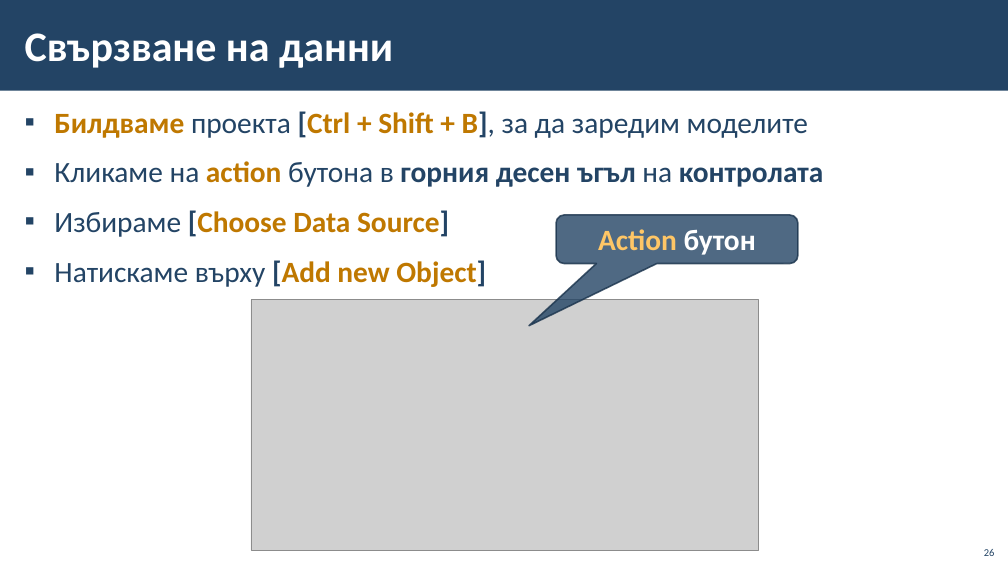
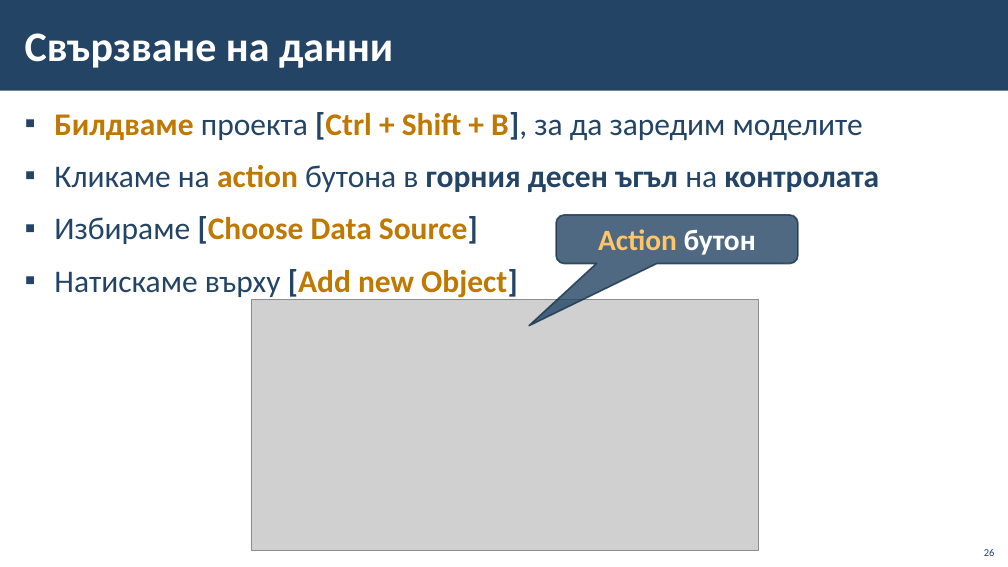
Before and after one commit to BG-IT-Edu/School-Programming, a slide deck: slide 26 of Courses/Software-Sciences/Module-4-Information-Systems-New/05-Connecting-Windows-Forms-with-database/05-Connecting-Windows-Forms-with-database.pptx. Drawn at 1008x567 pixels with LibreOffice and Linux fonts; fonts in the diff are those of the drawing; grey boxes stand for pictures; background and template pictures are left out. Boxes give left, top, right and bottom in pixels: in the first picture for what was removed or moved away, otherwise in the second. Text is boxed around its words. In the diff, an @@ line names an element or a change of style, - is before the commit and + after.

```diff
--- a/Courses/Software-Sciences/Module-4-Information-Systems-New/05-Connecting-Windows-Forms-with-database/05-Connecting-Windows-Forms-with-database.pptx
+++ b/Courses/Software-Sciences/Module-4-Information-Systems-New/05-Connecting-Windows-Forms-with-database/05-Connecting-Windows-Forms-with-database.pptx
@@ text "Билдваме проекта [Ctrl + Shift ..." at box(54, 112, 879, 298): size 28 to 30 pt @@
```
Also in this commit, not shown: 5 other slides changed.
